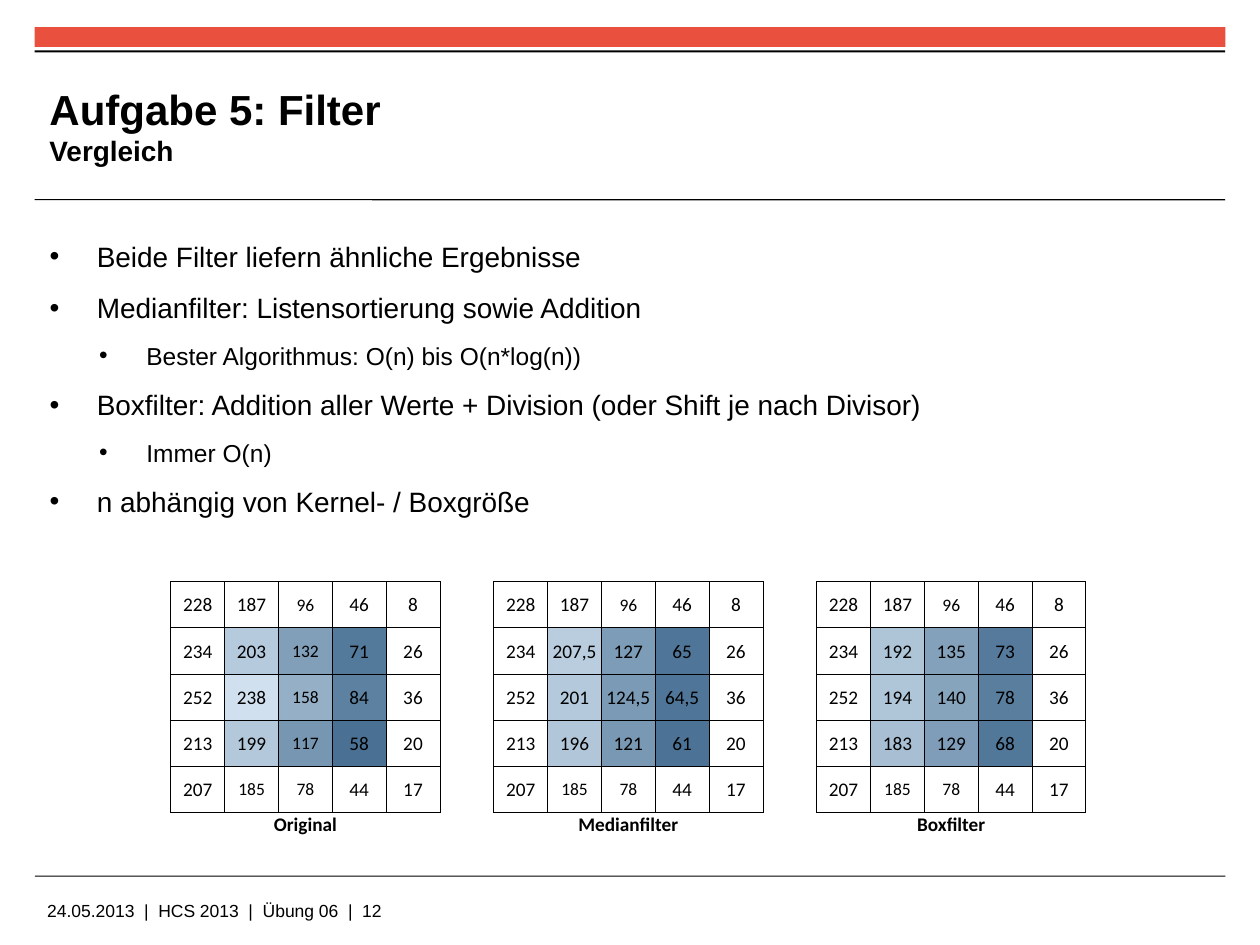
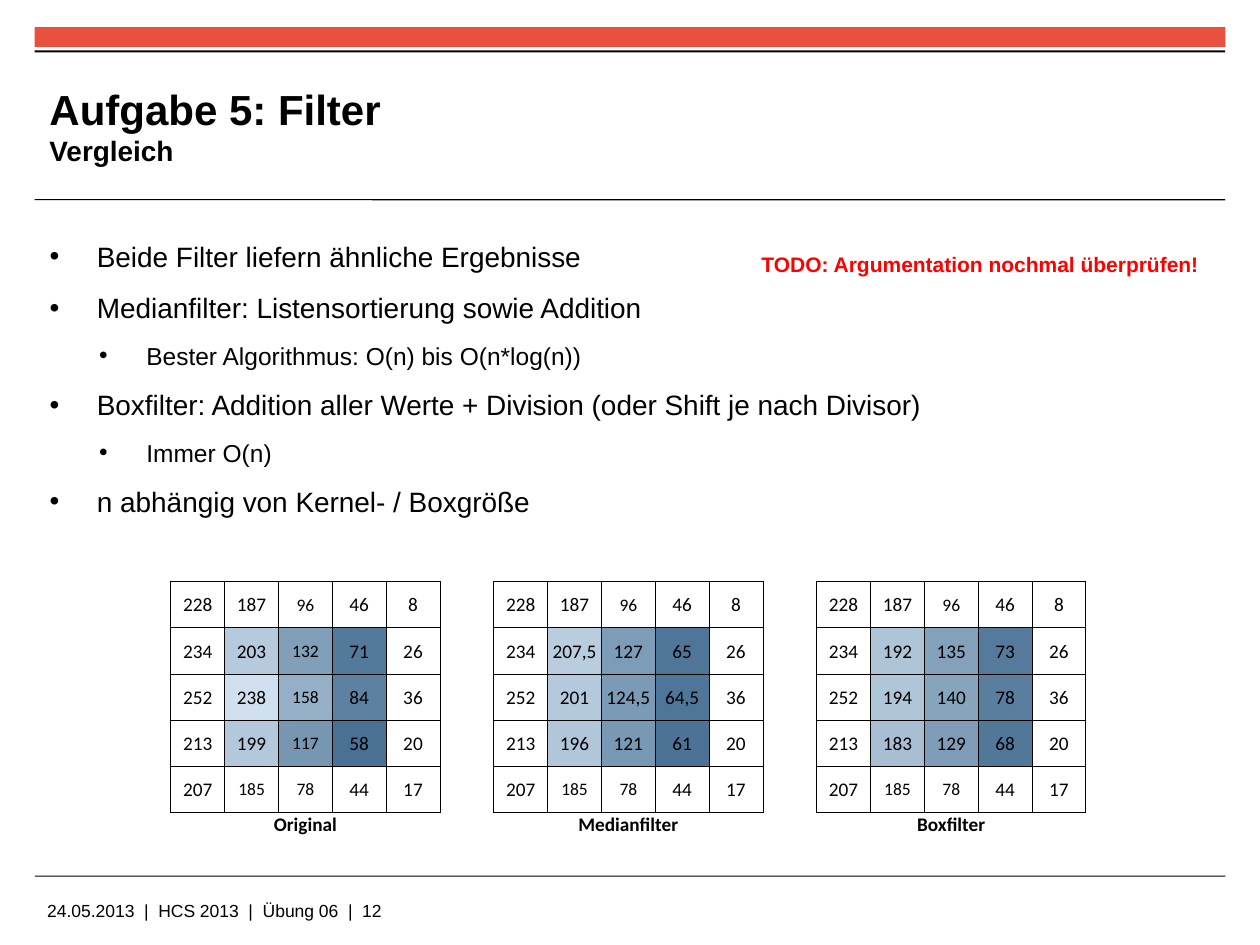
Before and after one commit to Goma007/hcs, a slide deck: slide 12 of uebung06/hcs_2013_uebung06.pptx. Drawn at 1260x945 pixels with LibreOffice and Linux fonts; fonts in the diff are those of the drawing; background and template pictures are left out. Boxes give left, top, right and bottom in pixels: in the first picture for what was removed or moved away, otherwise in the second. Text is boxed around its words. In the diff, an @@ line names an element or a change of style, - is before the commit and + after.

```diff
--- a/uebung06/hcs_2013_uebung06.pptx
+++ b/uebung06/hcs_2013_uebung06.pptx
@@ text added at (761, 256, 1199, 276), 12 pt, text #FF0000, bold @@
+TODO: Argumentation nochmal überprüfen!
```
Also in this commit, not shown: 2 other slides changed, 6 other files.
